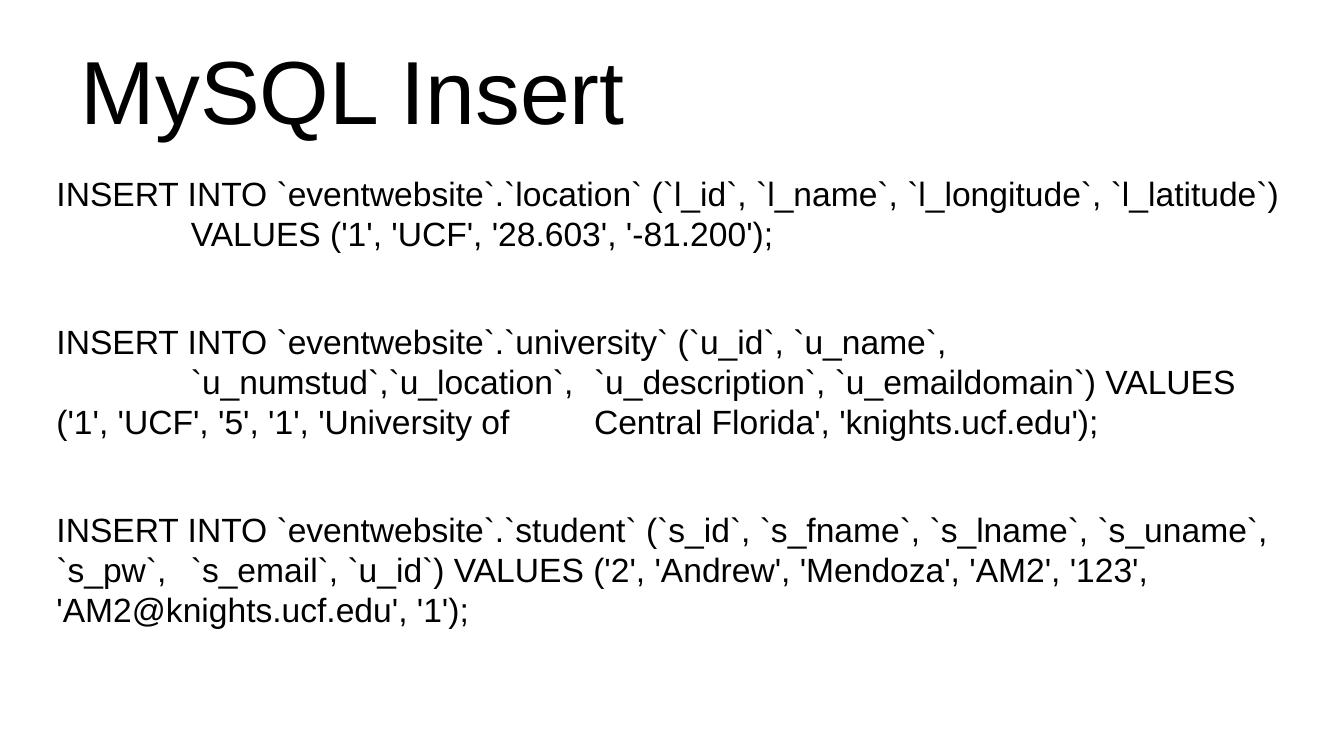
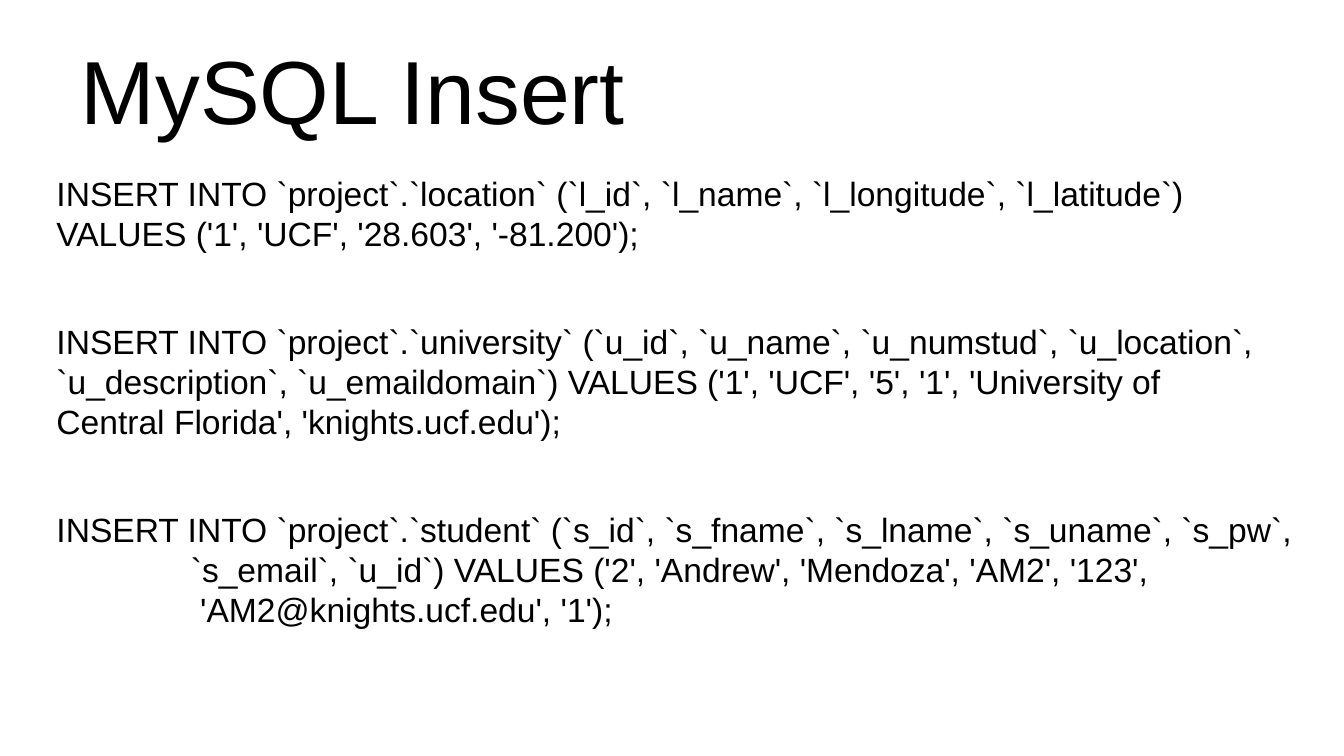
Before and after one commit to wwilhite/cop4710, a slide deck: slide 7 of PowerPoint/College Event Website.odp (slide 13 before the commit). Drawn at 1344x756 pixels with LibreOffice and Linux fonts; fonts in the diff are those of the drawing. Boxes give left, top, right and bottom in pixels: in the first picture for what was removed or moved away, otherwise in the second. Text is boxed around its words. In the diff, an @@ line names an element or a change of style, - is before the commit and + after.

```diff
--- a/PowerPoint/College Event Website.odp
+++ b/PowerPoint/College Event Website.odp
@@ text at bbox=[56, 181, 1291, 628]: text changed @@
-INSERT INTO `eventwebsite`.`location` (`l_id`, `l_name`, `l_longitude`, `l_latitude`) VALUES ('1', 'UCF', '28.603', '-81.200');
-INSERT INTO `eventwebsite`.`university` (`u_id`, `u_name`, `u_numstud`,`u_location`, `u_description`, `u_emaildomain`) VALUES ('1', 'UCF', '5', '1', 'University of Central Florida', 'knights.ucf.edu');
-INSERT INTO `eventwebsite`.`student` (`s_id`, `s_fname`, `s_lname`, `s_uname`, `s_pw`, `s_email`, `u_id`) VALUES ('2', 'Andrew', 'Mendoza', 'AM2', '123', 'AM2@knights.ucf.edu', '1');
+INSERT INTO `project`.`location` (`l_id`, `l_name`, `l_longitude`, `l_latitude`) VALUES ('1', 'UCF', '28.603', '-81.200');
+INSERT INTO `project`.`university` (`u_id`, `u_name`, `u_numstud`, `u_location`, `u_description`, `u_emaildomain`) VALUES ('1', 'UCF', '5', '1', 'University of Central Florida', 'knights.ucf.edu');
+INSERT INTO `project`.`student` (`s_id`, `s_fname`, `s_lname`, `s_uname`, `s_pw`, `s_email`, `u_id`) VALUES ('2', 'Andrew', 'Mendoza', 'AM2', '123', 'AM2@knights.ucf.edu', '1');
```
Also in this commit, not shown: 1 other slide changed, 8 slides removed, 39 other files.
